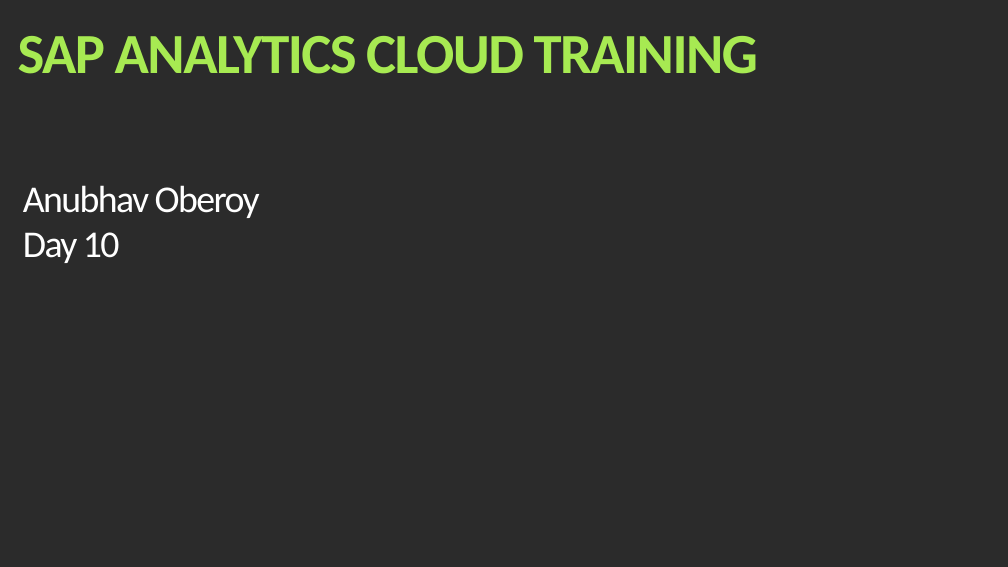
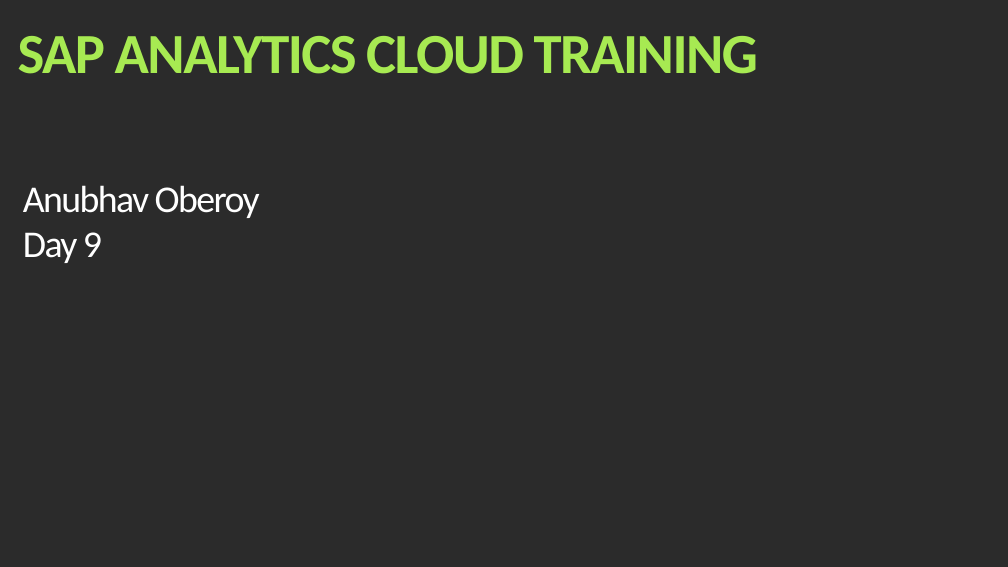
Before and after one commit to soyuztechnologies/EY_SAC_Feb2022, a slide deck: slide 1 of day 10/SAC_Training Day 10.pptx. Drawn at 1008x567 pixels with LibreOffice and Linux fonts; fonts in the diff are those of the drawing; background and template pictures are left out; a plain dark background stands for a picture behind light text. Boxes give left, top, right and bottom in pixels: in the first picture for what was removed or moved away, otherwise in the second. Text is boxed around its words. In the diff, an @@ line names an element or a change of style, - is before the commit and + after.

```diff
--- a/day 10/SAC_Training Day 10.pptx
+++ b/day 10/SAC_Training Day 10.pptx
@@ text at (23, 232, 102, 263): text changed @@
-Day 10
+Day 9
```
Also in this commit, not shown: 2 other slides changed, 3 slides added, 2 slides removed, 2 other files.
